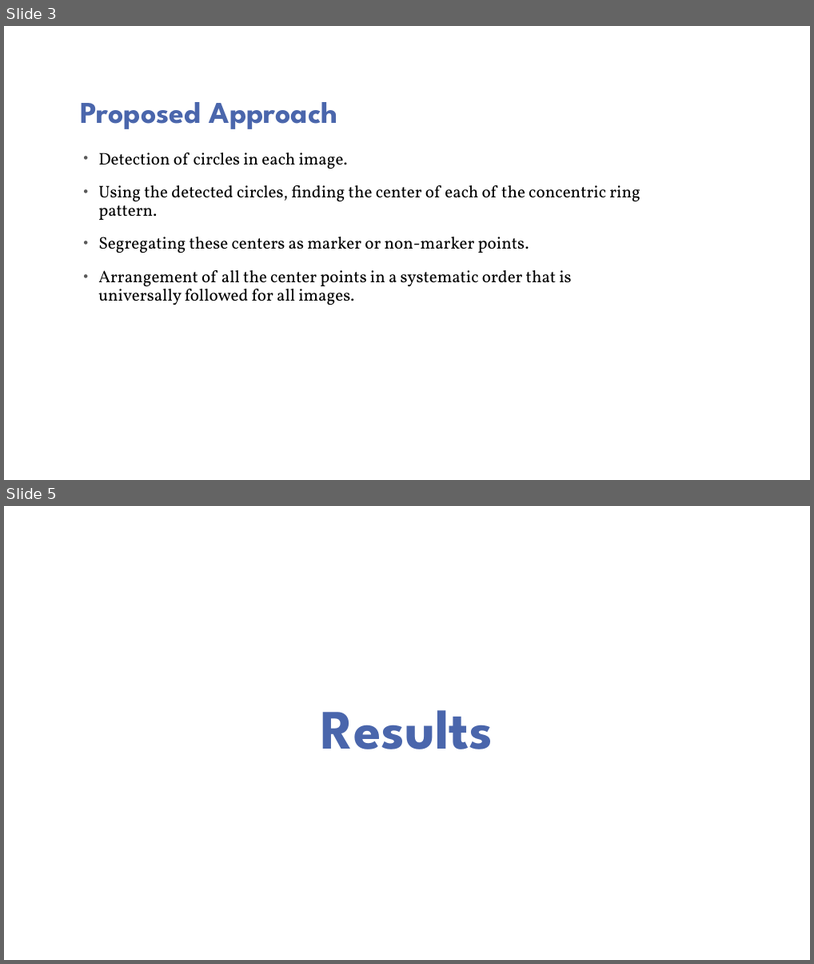
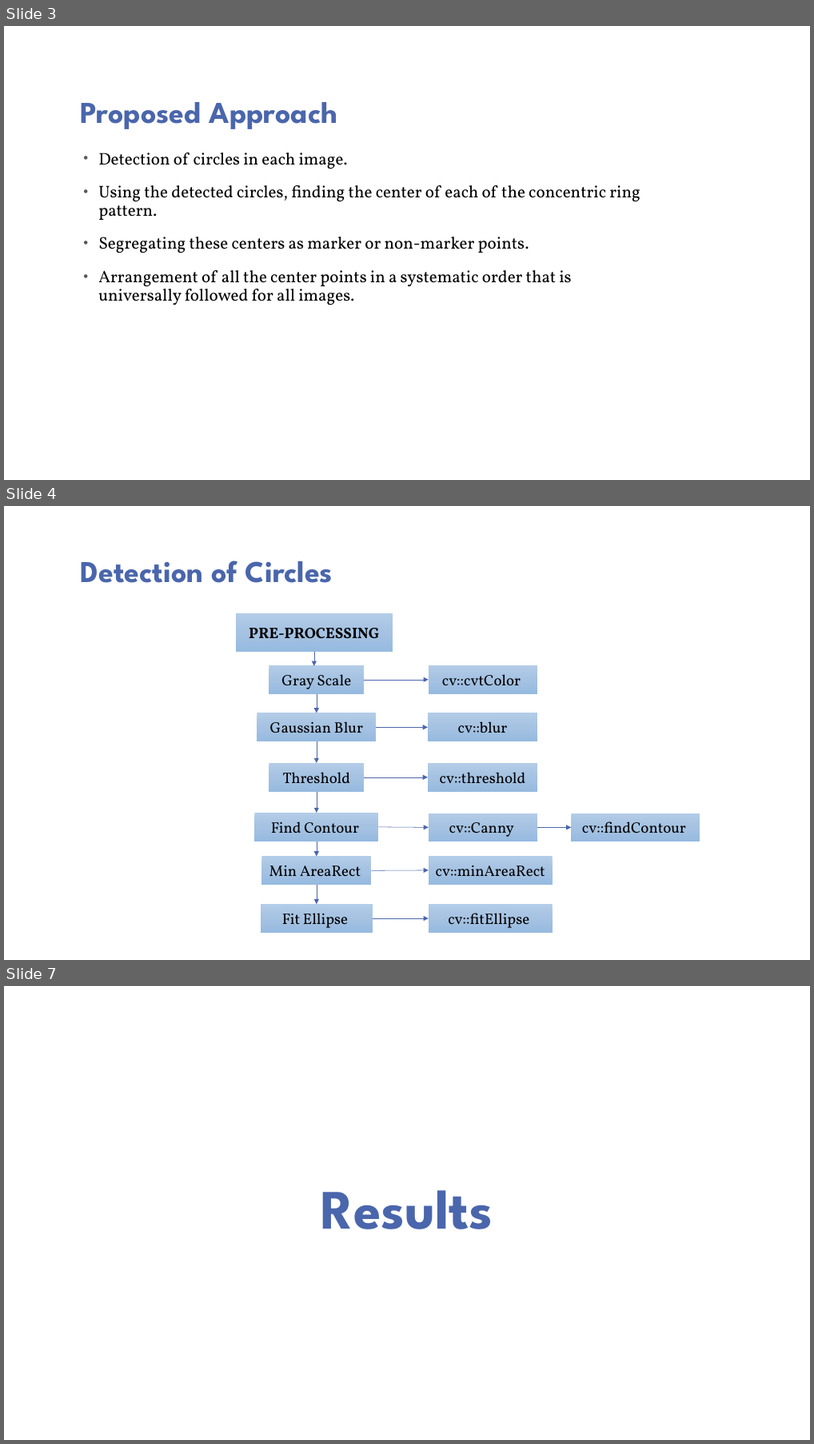
Before and after one commit to CameraCalibration/Report, a slide deck: PatternRecognition/PatternRecognition.pptx. Shown one above the other, each under a label of ours: slides 3 and 5 before the commit, slides 3, 4 and 7 after it; the slides between them are not shown. The pictures are 814x964 and 814x1444 pixels, drawn with LibreOffice and Linux fonts; fonts in the diff are those of the drawing; background and template pictures are left out. Boxes give left, top, right and bottom in pixels: in the first picture for what was removed or moved away, otherwise in the second. Text is boxed around its words. In the diff, an @@ line names an element or a change of style, - is before the commit and + after.

Commit message:
Added diagram of process.

```diff
--- a/PatternRecognition/PatternRecognition.pptx
+++ b/PatternRecognition/PatternRecognition.pptx
@@ slide 4 added at [4, 506, 810, 960], background picture (left out) @@
@@ title added at [81, 560, 333, 583], 36 pt, text #4A66AC, bold @@
+Detection of Circles
@@ rectangle added at [236, 614, 393, 652], fill gradient #B4CCE7 to #A6C3E2 to #96BAE1, 18 pt, text #000000, bold @@
+PRE-PROCESSING
@@ rectangle added at [269, 665, 364, 693], fill gradient #B4CCE7 to #A6C3E2 to #96BAE1, 18 pt, text #000000 @@
+Gray Scale
@@ arrow added from (314, 652) to (314, 666), #4A66AC 0.5 pt @@
@@ rectangle added at [429, 665, 538, 693], fill gradient #B4CCE7 to #A6C3E2 to #96BAE1, 18 pt, text #000000 @@
+cv::cvtColor
@@ arrow added from (317, 693) to (317, 713), #4A66AC 0.5 pt @@
@@ arrow added from (365, 680) to (429, 680), #4A66AC 0.5 pt @@
@@ rectangle added at [257, 713, 376, 741], fill gradient #B4CCE7 to #A6C3E2 to #96BAE1, 18 pt, text #000000 @@
+Gaussian Blur
@@ rectangle added at [428, 713, 538, 741], fill gradient #B4CCE7 to #A6C3E2 to #96BAE1, 18 pt, text #000000 @@
+cv::blur
@@ arrow added from (317, 741) to (317, 763), #4A66AC 0.5 pt @@
@@ arrow added from (376, 728) to (428, 728), #4A66AC 0.5 pt @@
@@ rectangle added at [269, 763, 364, 792], fill gradient #B4CCE7 to #A6C3E2 to #96BAE1, 18 pt, text #000000 @@
+Threshold
@@ rectangle added at [428, 763, 538, 792], fill gradient #B4CCE7 to #A6C3E2 to #96BAE1, 18 pt, text #000000 @@
+cv::threshold
@@ arrow added from (317, 792) to (317, 812), #4A66AC 0.5 pt @@
@@ arrow added from (365, 777) to (428, 777), #4A66AC 0.5 pt @@
@@ rectangle added at [254, 812, 378, 841], fill gradient #B4CCE7 to #A6C3E2 to #96BAE1, 18 pt, text #000000 @@
+Find Contour
@@ rectangle added at [429, 812, 538, 841], fill gradient #B4CCE7 to #A6C3E2 to #96BAE1, 18 pt, text #000000 @@
+cv::Canny
@@ rectangle added at [571, 812, 700, 841], fill gradient #B4CCE7 to #A6C3E2 to #96BAE1, 18 pt, text #000000 @@
+cv::findContour
@@ arrow added from (317, 841) to (317, 856), #4A66AC 0.5 pt @@
@@ arrow added from (378, 827) to (429, 828), #4A66AC 0.5 pt @@
@@ arrow added from (538, 828) to (571, 828), #4A66AC 0.5 pt @@
@@ rectangle added at [262, 856, 371, 884], fill gradient #B4CCE7 to #A6C3E2 to #96BAE1, 18 pt, text #000000 @@
+Min AreaRect
@@ rectangle added at [429, 856, 553, 884], fill gradient #B4CCE7 to #A6C3E2 to #96BAE1, 18 pt, text #000000 @@
+cv::minAreaRect
@@ arrow added from (317, 884) to (317, 904), #4A66AC 0.5 pt @@
@@ arrow added from (371, 870) to (429, 870), #4A66AC 0.5 pt @@
@@ rectangle added at [261, 904, 373, 932], fill gradient #B4CCE7 to #A6C3E2 to #96BAE1, 18 pt, text #000000 @@
+Fit Ellipse
@@ rectangle added at [429, 904, 553, 932], fill gradient #B4CCE7 to #A6C3E2 to #96BAE1, 18 pt, text #000000 @@
+cv::fitEllipse
@@ arrow added from (373, 918) to (429, 918), #4A66AC 0.5 pt @@
@@ what was slide 5 is now slide 7 @@
```
Also in this commit, not shown: 3 other slides added, 3 slides removed.
